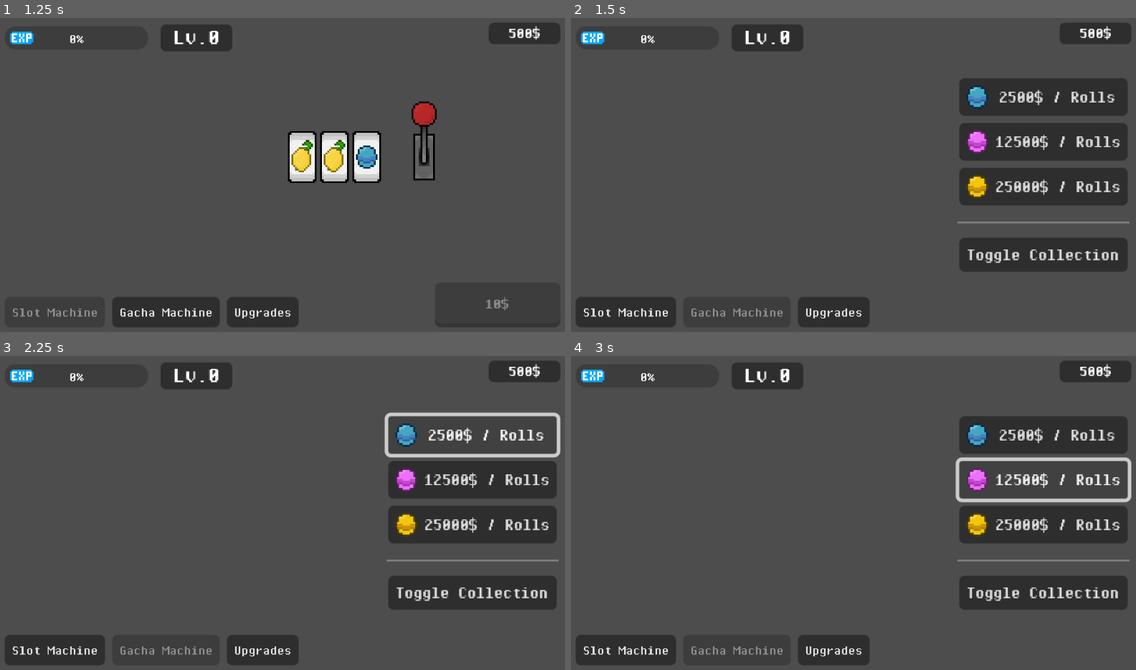
Above: before the commit, frames 1-4 (two rows, left to right).
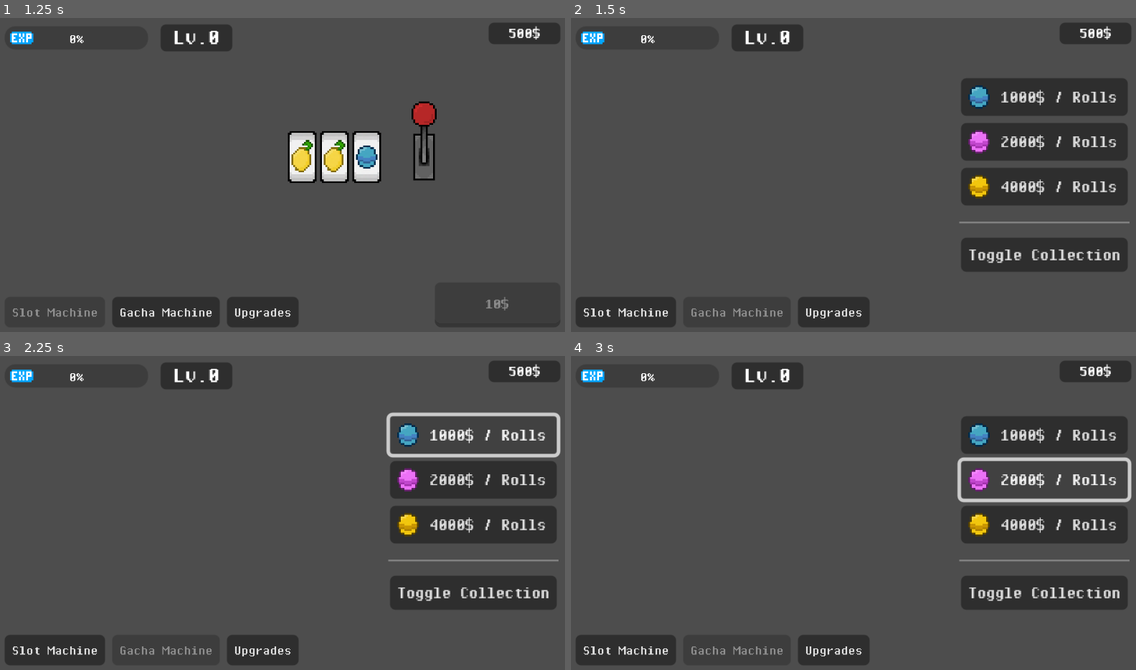
Above: after the commit, the same moments.

Repository: Animo105/gamble
Game: Godot game, scene res://Slot machine/slot_machine.tscn
The game is run twice, just before and just after one commit, with the same random seed, the same clock (stepped at 60 frames per second) and the same inputs.
Inputs:
- Up to frame 1 (1.25 s): click "Slot Machine" at 0.5 s
- Up to frame 2 (1.5 s): click "Gacha Machine" at 1.25 s
- Up to frame 3 (2.25 s): click "2500$ / Rolls" (after the commit: "1000$ / Rolls") at 2 s
- Up to frame 4 (3 s): click "12500$ / Rolls" (after the commit: "2000$ / Rolls") at 2.75 s

Frame 1 is identical in both runs. In frame 2, 2.4% of the frame differs, in the area x 68-98%, y 19-81%; in frame 3, 2.5%, in the area x 68-98%, y 18-81%; in frame 4, 2.5%.

Commit message:
je sais pu. du balancing je pense

Diff:
--- a/Autoloads/global.gd
+++ b/Autoloads/global.gd
@@ -26,8 +26,9 @@
 var items_won : Dictionary[int, int] = {}
 var waifus_won : Dictionary[int, int] = {}
 
+
 # Gacha machine global
-var base_capsule_price: int = 2500
+var base_capsule_price: int = 1000
 var capsules : Dictionary[int, int] = {
 	1:0,
 	2:0,
--- a/Gacha Machine/Scripts/gacha_machine_scripts.gd
+++ b/Gacha Machine/Scripts/gacha_machine_scripts.gd
@@ -38,12 +38,12 @@
 	if Global.capsules[2] > 0:
 		pink_capsules.text = "%d Free Rolls" % Global.capsules[2]
 	else:
-		pink_capsules.text = "%d$ / Rolls" % (Global.base_capsule_price * 5)
+		pink_capsules.text = "%d$ / Rolls" % (Global.base_capsule_price * 2)
 	# yellow capsule text
 	if Global.capsules[3] > 0:
 		yellow_capsules.text = "%d Free Rolls" % Global.capsules[3]
 	else:
-		yellow_capsules.text = "%d$ / Rolls" % (Global.base_capsule_price * 10)
+		yellow_capsules.text = "%d$ / Rolls" % (Global.base_capsule_price * 4)
 
 
 func _on_blue_capsules_pressed() -> void:
Not shown, changed: export_presets.cfg
